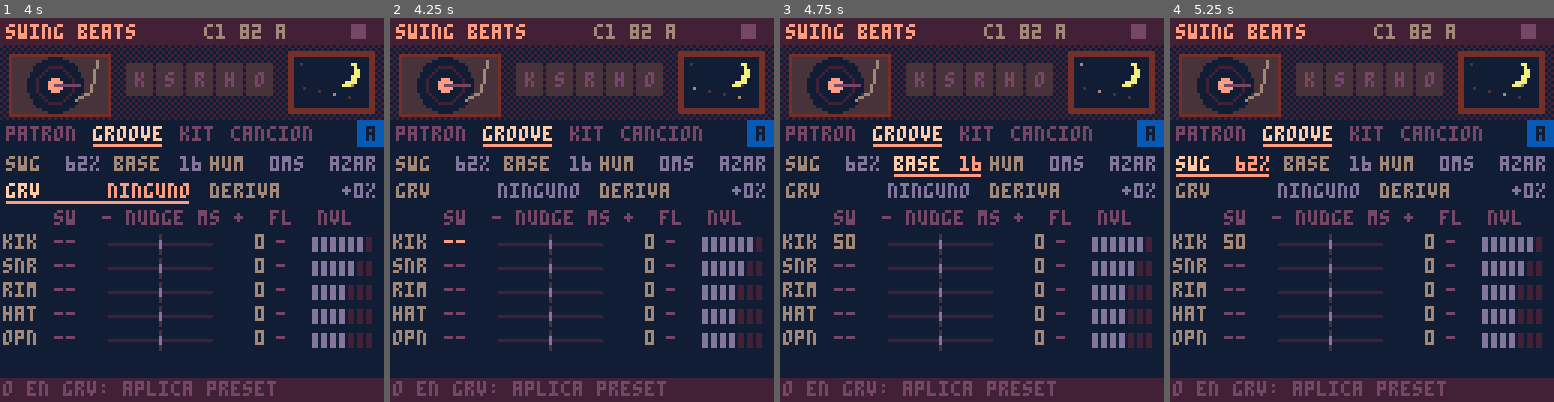
Above: before the commit, frames 1-4 (left to right).
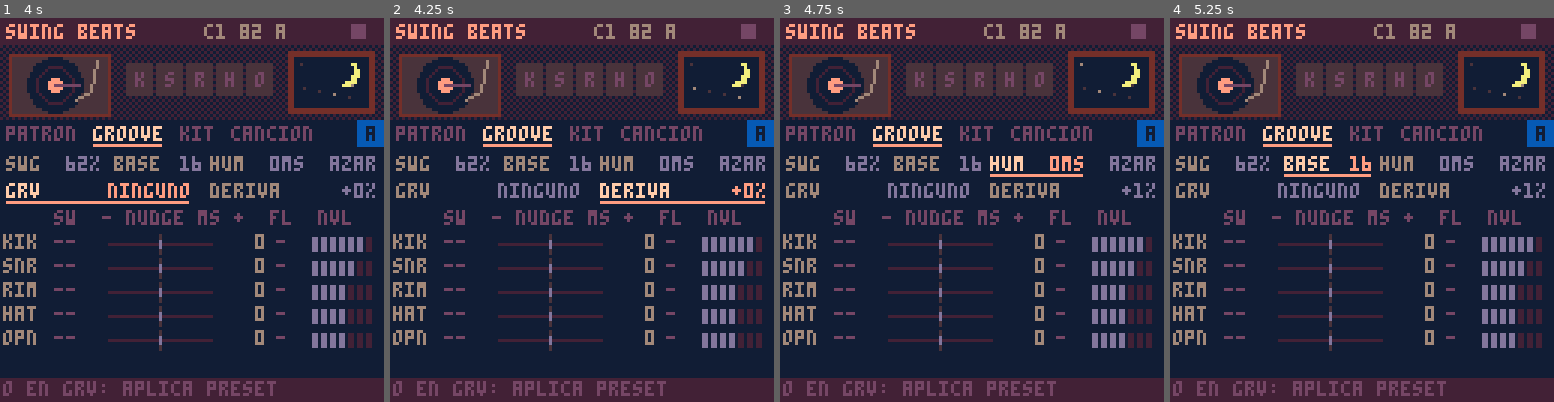
Above: after the commit, the same moments.

Repository: santiago-giordano/swing_pico8
Game: PICO-8 cartridge carts/en/swing_beats.p8
Two runs of this game, one before a commit and one after it. Both use one fixed random seed, a clock stepped at 60 frames per second and the inputs below.
Inputs:
- Up to frame 1 (4 s): tap X (X key) at 0.33, 1.07, 1.85, 2.97 s; tap O (Z key) at 0.7, 1.7, 2.1, 2.5, 2.9, 3.3, 3.7 s; hold Right 1.6-2.1 s; hold Up 2.15-2.42 s; hold Right 2.47-3.03 s; hold Left 3.08-3.58 s; hold Down 3.63-3.97 s
- Up to frame 2 (4.25 s): hold Right from 4.02 s (still down); tap X (X key) at 4.08 s; tap O (Z key) at 4.1 s
- Up to frame 3 (4.75 s): tap O (Z key) at 4.5 s; release Right at 4.68 s; hold Up from 4.73 s (still down)
- Up to frame 4 (5.25 s): tap O (Z key) at 4.9 s; release Up at 5.03 s; hold Left from 5.08 s (still down); tap X (X key) at 5.2 s

Frame 1 is identical in both runs. In frame 2, 0.9% of the frame differs, in the area x 14-98%, y 42-59%; in frame 3, 1.3%, in the area x 14-95%, y 35-61%; in frame 4, 1.3%.

Commit message:
Row-based cursor navigation on item pages
Co-Authored-By: Claude Sonnet 5.5 <noreply@anthropic.com>
Claude-Session: https://claude.ai/code/session_01Fp4AnuhRcLifhZuhuviCvy

Diff:
--- a/carts/en/swing_beats.p8
+++ b/carts/en/swing_beats.p8
@@ -379,17 +379,36 @@
 -- a(djust fn dx,dy) k(acc fn)
 function ipage(nm,its,dr,hp)
  local p={n=nm,its=its,ic=1,h=hp}
+ -- navegacion por filas: izq/der al
+ -- vecino de la misma fila; arriba/
+ -- abajo a la fila contigua, al item
+ -- mas cerca de la columna que traias
  p.mv=function(dx,dy)
-  local c,b,bs=its[p.ic],p.ic,999
-  for i,t in pairs(its) do
-   local ex,ey=t.x-c.x,t.y-c.y
-   local pr=ex*dx+ey*dy
-   if pr>0 then
-    local s=pr+2*abs(ex*dy+ey*dx)
-    if (s<bs) b,bs=i,s
+  local c=its[p.ic]
+  local function mx(t) return t.x+(t.w or 13)/2 end
+  p.cx=p.cx or mx(c)
+  local b,bs=nil,999
+  if dx~=0 then
+   for i,t in pairs(its) do
+    local d=abs(t.x-c.x)
+    if (t.y==c.y and (t.x-c.x)*dx>0 and d<bs) b,bs=i,d
    end
-  end
-  p.ic=b
+   if b then p.ic=b p.cx=mx(its[b]) end
+  else
+   local ty
+   for i,t in pairs(its) do
+    local d=(t.y-c.y)*dy
+    if (d>0 and d<bs) ty,bs=t.y,d
+   end
+   if ty then
+    bs=999
+    for i,t in pairs(its) do
+     local d=abs(mx(t)-p.cx)
+     if (t.y==ty and d<bs) b,bs=i,d
+    end
+    p.ic=b
+   end
+  end
  end
  p.adj=function(dx,dy)
   local t=its[p.ic]
@@ -480,7 +499,7 @@
   for j=15,i+2,-1 do sd(16+j,gd(15+j)) end
   sd(17+i,gd(16+i))
   if (i<gd(7)) sd(7,min(16,gd(7)+1))
-  p.ic+=1
+  p.ic+=1 p.cx=nil
   say(tx("bloque copiado","block copied"))
  end
  return p
--- a/carts/en/swing_keys.p8
+++ b/carts/en/swing_keys.p8
@@ -379,17 +379,36 @@
 -- a(djust fn dx,dy) k(acc fn)
 function ipage(nm,its,dr,hp)
  local p={n=nm,its=its,ic=1,h=hp}
+ -- navegacion por filas: izq/der al
+ -- vecino de la misma fila; arriba/
+ -- abajo a la fila contigua, al item
+ -- mas cerca de la columna que traias
  p.mv=function(dx,dy)
-  local c,b,bs=its[p.ic],p.ic,999
-  for i,t in pairs(its) do
-   local ex,ey=t.x-c.x,t.y-c.y
-   local pr=ex*dx+ey*dy
-   if pr>0 then
-    local s=pr+2*abs(ex*dy+ey*dx)
-    if (s<bs) b,bs=i,s
-   end
-  end
-  p.ic=b
+  local c=its[p.ic]
+  local function mx(t) return t.x+(t.w or 13)/2 end
+  p.cx=p.cx or mx(c)
+  local b,bs=nil,999
+  if dx~=0 then
+   for i,t in pairs(its) do
+    local d=abs(t.x-c.x)
+    if (t.y==c.y and (t.x-c.x)*dx>0 and d<bs) b,bs=i,d
+   end
+   if b then p.ic=b p.cx=mx(its[b]) end
+  else
+   local ty
+   for i,t in pairs(its) do
+    local d=(t.y-c.y)*dy
+    if (d>0 and d<bs) ty,bs=t.y,d
+   end
+   if ty then
+    bs=999
+    for i,t in pairs(its) do
+     local d=abs(mx(t)-p.cx)
+     if (t.y==ty and d<bs) b,bs=i,d
+    end
+    p.ic=b
+   end
+  end
  end
  p.adj=function(dx,dy)
   local t=its[p.ic]
@@ -480,7 +499,7 @@
   for j=15,i+2,-1 do sd(16+j,gd(15+j)) end
   sd(17+i,gd(16+i))
   if (i<gd(7)) sd(7,min(16,gd(7)+1))
-  p.ic+=1
+  p.ic+=1 p.cx=nil
   say(tx("bloque copiado","block copied"))
  end
  return p
--- a/carts/en/swing_mix.p8
+++ b/carts/en/swing_mix.p8
@@ -379,17 +379,36 @@
 -- a(djust fn dx,dy) k(acc fn)
 function ipage(nm,its,dr,hp)
  local p={n=nm,its=its,ic=1,h=hp}
+ -- navegacion por filas: izq/der al
+ -- vecino de la misma fila; arriba/
+ -- abajo a la fila contigua, al item
+ -- mas cerca de la columna que traias
  p.mv=function(dx,dy)
-  local c,b,bs=its[p.ic],p.ic,999
-  for i,t in pairs(its) do
-   local ex,ey=t.x-c.x,t.y-c.y
-   local pr=ex*dx+ey*dy
-   if pr>0 then
-    local s=pr+2*abs(ex*dy+ey*dx)
-    if (s<bs) b,bs=i,s
-   end
-  end
-  p.ic=b
+  local c=its[p.ic]
+  local function mx(t) return t.x+(t.w or 13)/2 end
+  p.cx=p.cx or mx(c)
+  local b,bs=nil,999
+  if dx~=0 then
+   for i,t in pairs(its) do
+    local d=abs(t.x-c.x)
+    if (t.y==c.y and (t.x-c.x)*dx>0 and d<bs) b,bs=i,d
+   end
+   if b then p.ic=b p.cx=mx(its[b]) end
+  else
+   local ty
+   for i,t in pairs(its) do
+    local d=(t.y-c.y)*dy
+    if (d>0 and d<bs) ty,bs=t.y,d
+   end
+   if ty then
+    bs=999
+    for i,t in pairs(its) do
+     local d=abs(mx(t)-p.cx)
+     if (t.y==ty and d<bs) b,bs=i,d
+    end
+    p.ic=b
+   end
+  end
  end
  p.adj=function(dx,dy)
   local t=its[p.ic]
@@ -480,7 +499,7 @@
   for j=15,i+2,-1 do sd(16+j,gd(15+j)) end
   sd(17+i,gd(16+i))
   if (i<gd(7)) sd(7,min(16,gd(7)+1))
-  p.ic+=1
+  p.ic+=1 p.cx=nil
   say(tx("bloque copiado","block copied"))
  end
  return p
--- a/carts/en/swing_noise.p8
+++ b/carts/en/swing_noise.p8
@@ -379,17 +379,36 @@
 -- a(djust fn dx,dy) k(acc fn)
 function ipage(nm,its,dr,hp)
  local p={n=nm,its=its,ic=1,h=hp}
+ -- navegacion por filas: izq/der al
+ -- vecino de la misma fila; arriba/
+ -- abajo a la fila contigua, al item
+ -- mas cerca de la columna que traias
  p.mv=function(dx,dy)
-  local c,b,bs=its[p.ic],p.ic,999
-  for i,t in pairs(its) do
-   local ex,ey=t.x-c.x,t.y-c.y
-   local pr=ex*dx+ey*dy
-   if pr>0 then
-    local s=pr+2*abs(ex*dy+ey*dx)
-    if (s<bs) b,bs=i,s
+  local c=its[p.ic]
+  local function mx(t) return t.x+(t.w or 13)/2 end
+  p.cx=p.cx or mx(c)
+  local b,bs=nil,999
+  if dx~=0 then
+   for i,t in pairs(its) do
+    local d=abs(t.x-c.x)
+    if (t.y==c.y and (t.x-c.x)*dx>0 and d<bs) b,bs=i,d
    end
-  end
-  p.ic=b
+   if b then p.ic=b p.cx=mx(its[b]) end
+  else
+   local ty
+   for i,t in pairs(its) do
+    local d=(t.y-c.y)*dy
+    if (d>0 and d<bs) ty,bs=t.y,d
+   end
+   if ty then
+    bs=999
+    for i,t in pairs(its) do
+     local d=abs(mx(t)-p.cx)
+     if (t.y==ty and d<bs) b,bs=i,d
+    end
+    p.ic=b
+   end
+  end
  end
  p.adj=function(dx,dy)
   local t=its[p.ic]
@@ -480,7 +499,7 @@
   for j=15,i+2,-1 do sd(16+j,gd(15+j)) end
   sd(17+i,gd(16+i))
   if (i<gd(7)) sd(7,min(16,gd(7)+1))
-  p.ic+=1
+  p.ic+=1 p.cx=nil
   say(tx("bloque copiado","block copied"))
  end
  return p
--- a/carts/es/swing_beats.p8
+++ b/carts/es/swing_beats.p8
@@ -379,17 +379,36 @@
 -- a(djust fn dx,dy) k(acc fn)
 function ipage(nm,its,dr,hp)
  local p={n=nm,its=its,ic=1,h=hp}
+ -- navegacion por filas: izq/der al
+ -- vecino de la misma fila; arriba/
+ -- abajo a la fila contigua, al item
+ -- mas cerca de la columna que traias
  p.mv=function(dx,dy)
-  local c,b,bs=its[p.ic],p.ic,999
-  for i,t in pairs(its) do
-   local ex,ey=t.x-c.x,t.y-c.y
-   local pr=ex*dx+ey*dy
-   if pr>0 then
-    local s=pr+2*abs(ex*dy+ey*dx)
-    if (s<bs) b,bs=i,s
+  local c=its[p.ic]
+  local function mx(t) return t.x+(t.w or 13)/2 end
+  p.cx=p.cx or mx(c)
+  local b,bs=nil,999
+  if dx~=0 then
+   for i,t in pairs(its) do
+    local d=abs(t.x-c.x)
+    if (t.y==c.y and (t.x-c.x)*dx>0 and d<bs) b,bs=i,d
    end
-  end
-  p.ic=b
+   if b then p.ic=b p.cx=mx(its[b]) end
+  else
+   local ty
+   for i,t in pairs(its) do
+    local d=(t.y-c.y)*dy
+    if (d>0 and d<bs) ty,bs=t.y,d
+   end
+   if ty then
+    bs=999
+    for i,t in pairs(its) do
+     local d=abs(mx(t)-p.cx)
+     if (t.y==ty and d<bs) b,bs=i,d
+    end
+    p.ic=b
+   end
+  end
  end
  p.adj=function(dx,dy)
   local t=its[p.ic]
@@ -480,7 +499,7 @@
   for j=15,i+2,-1 do sd(16+j,gd(15+j)) end
   sd(17+i,gd(16+i))
   if (i<gd(7)) sd(7,min(16,gd(7)+1))
-  p.ic+=1
+  p.ic+=1 p.cx=nil
   say(tx("bloque copiado","block copied"))
  end
  return p
--- a/carts/es/swing_keys.p8
+++ b/carts/es/swing_keys.p8
@@ -379,17 +379,36 @@
 -- a(djust fn dx,dy) k(acc fn)
 function ipage(nm,its,dr,hp)
  local p={n=nm,its=its,ic=1,h=hp}
+ -- navegacion por filas: izq/der al
+ -- vecino de la misma fila; arriba/
+ -- abajo a la fila contigua, al item
+ -- mas cerca de la columna que traias
  p.mv=function(dx,dy)
-  local c,b,bs=its[p.ic],p.ic,999
-  for i,t in pairs(its) do
-   local ex,ey=t.x-c.x,t.y-c.y
-   local pr=ex*dx+ey*dy
-   if pr>0 then
-    local s=pr+2*abs(ex*dy+ey*dx)
-    if (s<bs) b,bs=i,s
-   end
-  end
-  p.ic=b
+  local c=its[p.ic]
+  local function mx(t) return t.x+(t.w or 13)/2 end
+  p.cx=p.cx or mx(c)
+  local b,bs=nil,999
+  if dx~=0 then
+   for i,t in pairs(its) do
+    local d=abs(t.x-c.x)
+    if (t.y==c.y and (t.x-c.x)*dx>0 and d<bs) b,bs=i,d
+   end
+   if b then p.ic=b p.cx=mx(its[b]) end
+  else
+   local ty
+   for i,t in pairs(its) do
+    local d=(t.y-c.y)*dy
+    if (d>0 and d<bs) ty,bs=t.y,d
+   end
+   if ty then
+    bs=999
+    for i,t in pairs(its) do
+     local d=abs(mx(t)-p.cx)
+     if (t.y==ty and d<bs) b,bs=i,d
+    end
+    p.ic=b
+   end
+  end
  end
  p.adj=function(dx,dy)
   local t=its[p.ic]
@@ -480,7 +499,7 @@
   for j=15,i+2,-1 do sd(16+j,gd(15+j)) end
   sd(17+i,gd(16+i))
   if (i<gd(7)) sd(7,min(16,gd(7)+1))
-  p.ic+=1
+  p.ic+=1 p.cx=nil
   say(tx("bloque copiado","block copied"))
  end
  return p
--- a/carts/es/swing_mix.p8
+++ b/carts/es/swing_mix.p8
@@ -379,17 +379,36 @@
 -- a(djust fn dx,dy) k(acc fn)
 function ipage(nm,its,dr,hp)
  local p={n=nm,its=its,ic=1,h=hp}
+ -- navegacion por filas: izq/der al
+ -- vecino de la misma fila; arriba/
+ -- abajo a la fila contigua, al item
+ -- mas cerca de la columna que traias
  p.mv=function(dx,dy)
-  local c,b,bs=its[p.ic],p.ic,999
-  for i,t in pairs(its) do
-   local ex,ey=t.x-c.x,t.y-c.y
-   local pr=ex*dx+ey*dy
-   if pr>0 then
-    local s=pr+2*abs(ex*dy+ey*dx)
-    if (s<bs) b,bs=i,s
-   end
-  end
-  p.ic=b
+  local c=its[p.ic]
+  local function mx(t) return t.x+(t.w or 13)/2 end
+  p.cx=p.cx or mx(c)
+  local b,bs=nil,999
+  if dx~=0 then
+   for i,t in pairs(its) do
+    local d=abs(t.x-c.x)
+    if (t.y==c.y and (t.x-c.x)*dx>0 and d<bs) b,bs=i,d
+   end
+   if b then p.ic=b p.cx=mx(its[b]) end
+  else
+   local ty
+   for i,t in pairs(its) do
+    local d=(t.y-c.y)*dy
+    if (d>0 and d<bs) ty,bs=t.y,d
+   end
+   if ty then
+    bs=999
+    for i,t in pairs(its) do
+     local d=abs(mx(t)-p.cx)
+     if (t.y==ty and d<bs) b,bs=i,d
+    end
+    p.ic=b
+   end
+  end
  end
  p.adj=function(dx,dy)
   local t=its[p.ic]
@@ -480,7 +499,7 @@
   for j=15,i+2,-1 do sd(16+j,gd(15+j)) end
   sd(17+i,gd(16+i))
   if (i<gd(7)) sd(7,min(16,gd(7)+1))
-  p.ic+=1
+  p.ic+=1 p.cx=nil
   say(tx("bloque copiado","block copied"))
  end
  return p
--- a/carts/es/swing_noise.p8
+++ b/carts/es/swing_noise.p8
@@ -379,17 +379,36 @@
 -- a(djust fn dx,dy) k(acc fn)
 function ipage(nm,its,dr,hp)
  local p={n=nm,its=its,ic=1,h=hp}
+ -- navegacion por filas: izq/der al
+ -- vecino de la misma fila; arriba/
+ -- abajo a la fila contigua, al item
+ -- mas cerca de la columna que traias
  p.mv=function(dx,dy)
-  local c,b,bs=its[p.ic],p.ic,999
-  for i,t in pairs(its) do
-   local ex,ey=t.x-c.x,t.y-c.y
-   local pr=ex*dx+ey*dy
-   if pr>0 then
-    local s=pr+2*abs(ex*dy+ey*dx)
-    if (s<bs) b,bs=i,s
+  local c=its[p.ic]
+  local function mx(t) return t.x+(t.w or 13)/2 end
+  p.cx=p.cx or mx(c)
+  local b,bs=nil,999
+  if dx~=0 then
+   for i,t in pairs(its) do
+    local d=abs(t.x-c.x)
+    if (t.y==c.y and (t.x-c.x)*dx>0 and d<bs) b,bs=i,d
    end
-  end
-  p.ic=b
+   if b then p.ic=b p.cx=mx(its[b]) end
+  else
+   local ty
+   for i,t in pairs(its) do
+    local d=(t.y-c.y)*dy
+    if (d>0 and d<bs) ty,bs=t.y,d
+   end
+   if ty then
+    bs=999
+    for i,t in pairs(its) do
+     local d=abs(mx(t)-p.cx)
+     if (t.y==ty and d<bs) b,bs=i,d
+    end
+    p.ic=b
+   end
+  end
  end
  p.adj=function(dx,dy)
   local t=its[p.ic]
@@ -480,7 +499,7 @@
   for j=15,i+2,-1 do sd(16+j,gd(15+j)) end
   sd(17+i,gd(16+i))
   if (i<gd(7)) sd(7,min(16,gd(7)+1))
-  p.ic+=1
+  p.ic+=1 p.cx=nil
   say(tx("bloque copiado","block copied"))
  end
  return p
--- a/src/core.lua
+++ b/src/core.lua
@@ -376,17 +376,36 @@
 -- a(djust fn dx,dy) k(acc fn)
 function ipage(nm,its,dr,hp)
  local p={n=nm,its=its,ic=1,h=hp}
+ -- navegacion por filas: izq/der al
+ -- vecino de la misma fila; arriba/
+ -- abajo a la fila contigua, al item
+ -- mas cerca de la columna que traias
  p.mv=function(dx,dy)
-  local c,b,bs=its[p.ic],p.ic,999
-  for i,t in pairs(its) do
-   local ex,ey=t.x-c.x,t.y-c.y
-   local pr=ex*dx+ey*dy
-   if pr>0 then
-    local s=pr+2*abs(ex*dy+ey*dx)
-    if (s<bs) b,bs=i,s
+  local c=its[p.ic]
+  local function mx(t) return t.x+(t.w or 13)/2 end
+  p.cx=p.cx or mx(c)
+  local b,bs=nil,999
+  if dx~=0 then
+   for i,t in pairs(its) do
+    local d=abs(t.x-c.x)
+    if (t.y==c.y and (t.x-c.x)*dx>0 and d<bs) b,bs=i,d
    end
-  end
-  p.ic=b
+   if b then p.ic=b p.cx=mx(its[b]) end
+  else
+   local ty
+   for i,t in pairs(its) do
+    local d=(t.y-c.y)*dy
+    if (d>0 and d<bs) ty,bs=t.y,d
+   end
+   if ty then
+    bs=999
+    for i,t in pairs(its) do
+     local d=abs(mx(t)-p.cx)
+     if (t.y==ty and d<bs) b,bs=i,d
+    end
+    p.ic=b
+   end
+  end
  end
  p.adj=function(dx,dy)
   local t=its[p.ic]
@@ -477,7 +496,7 @@
   for j=15,i+2,-1 do sd(16+j,gd(15+j)) end
   sd(17+i,gd(16+i))
   if (i<gd(7)) sd(7,min(16,gd(7)+1))
-  p.ic+=1
+  p.ic+=1 p.cx=nil
   say(tx("bloque copiado","block copied"))
  end
  return p
Not shown, changed: CHANGELOG.md
Not shown, changed: tests/test_mix.py
